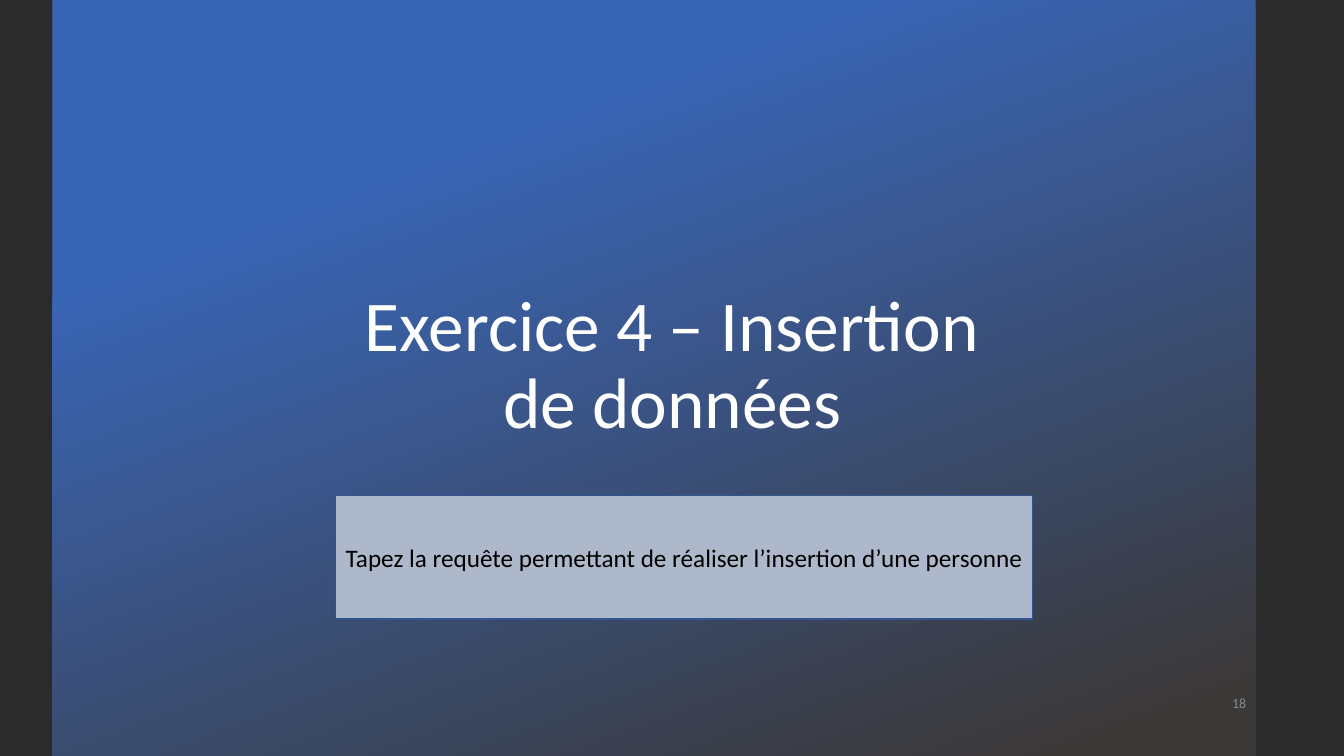
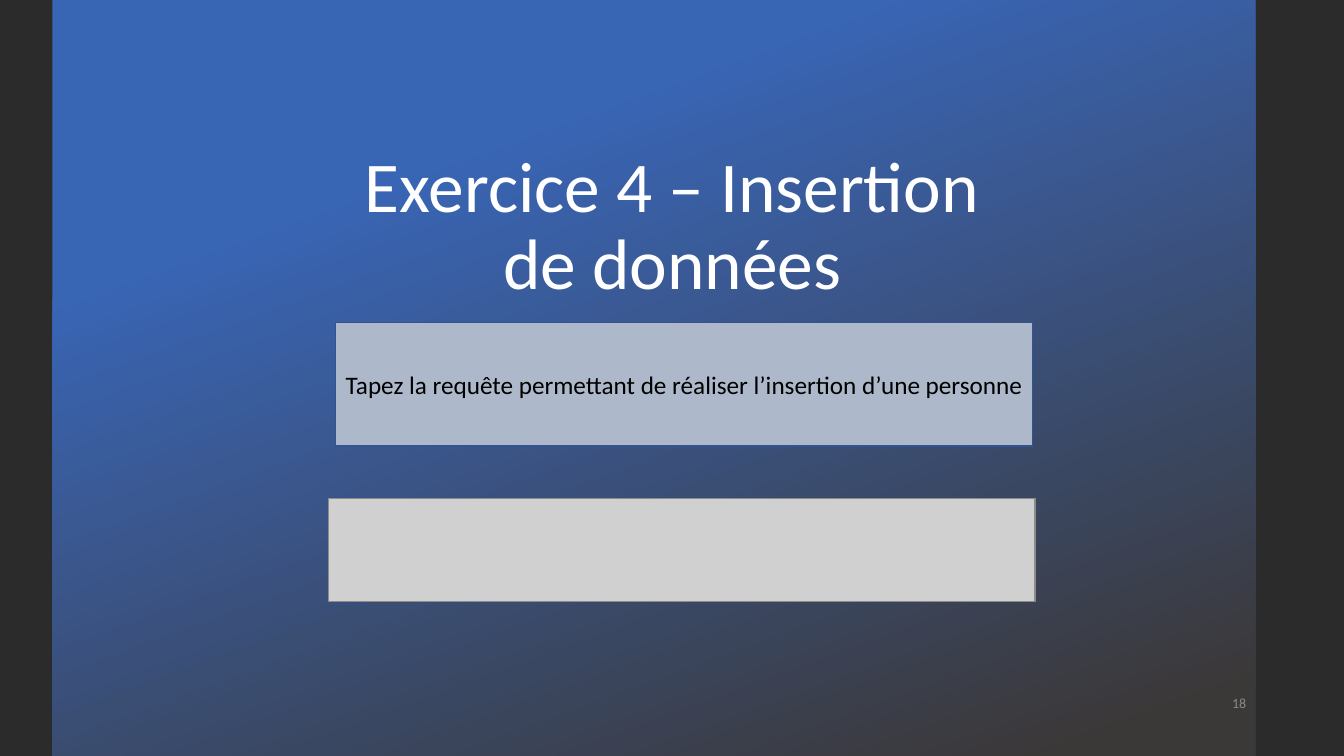
Before and after one commit to DylanMielot/FormationFormateur, a slide deck: slide 18 of Formation de formateur.pptx. Drawn at 1344x756 pixels with LibreOffice and Linux fonts; fonts in the diff are those of the drawing; grey boxes stand for pictures; background and template pictures are left out; a plain dark background stands for a picture behind light text. Boxes give left, top, right and bottom in pixels: in the first picture for what was removed or moved away, otherwise in the second. Text is boxed around its words. In the diff, an @@ line names an element or a change of style, - is before the commit and + after.

```diff
--- a/Formation de formateur.pptx
+++ b/Formation de formateur.pptx
@@ title "Exercice 4 – Insertion de ..." moved from (x1=365, y1=301, x2=979, y2=429) to (x1=365, y1=162, x2=979, y2=290) @@
@@ rectangle "Tapez la requête permettant de ..." moved from (x1=336, y1=495, x2=1032, y2=619) to (x1=336, y1=323, x2=1032, y2=447) @@
@@ picture added at (x1=329, y1=498, x2=1035, y2=601) @@
```
Also in this commit, not shown: 6 other slides changed.
